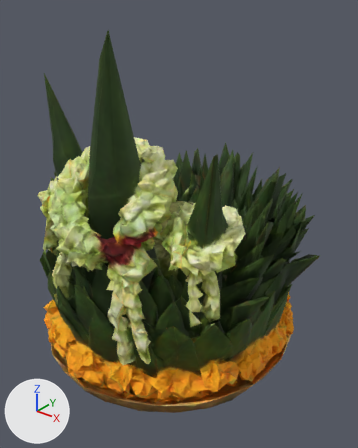
A saved change to the glTF model assets/w3smallbaisri.glb.
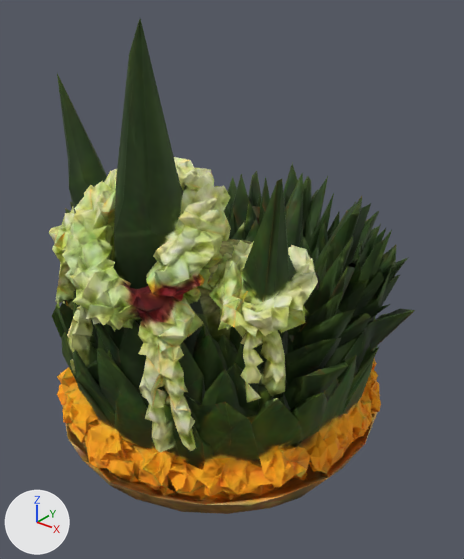
The first picture shows the older version from a 50 mm camera at (0.384, -0.47, 0.465) aimed at (0.015, -0.009, 0.18). The close-ups show the older and then the newer version on the part from 0% to 100% of the width and 4% to 100% of the height of that picture. Only the edits that show in the close-ups are written down. Every picture has the same lights, and +X, +Y and +Z are marked at lower left. Where no turn or scale is listed for an object, it has been applied to the vertices.

The first close-up shows 'output_unwrapped'.
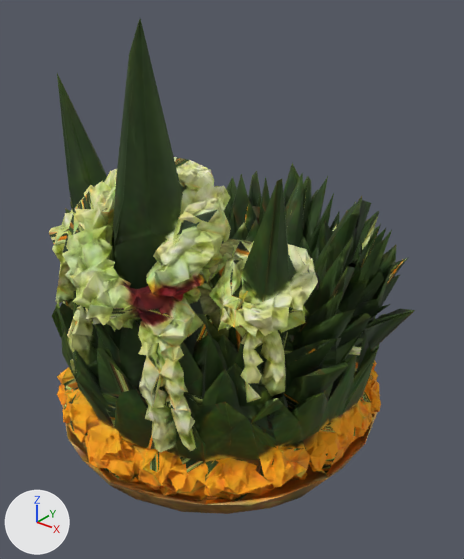
What differs and where, as boxes [x1, y1, x2, y2] in the close-ups (464 x 559 px):
'w3smallbaisri_far', added (green)
    after: [49, 73, 414, 505]

Edits to the bpy script that builds the scene:
```text
Add me_w3smallbaisri_far:
    me_w3smallbaisri_far.from_pydata(...)  # 1546 vertices, 3363 faces; spans x -0.19..0.19, y -0.181..0.181, z -0.212..0.212
    me_w3smallbaisri_far.materials.append(mat_bakedmaterial)
Add ob_w3smallbaisri_far:
    ob_w3smallbaisri_far = bpy.data.objects.new('w3smallbaisri_far', me_w3smallbaisri_far)
    ob_w3smallbaisri_far.location = (0.0, -0.006, 0.212)
```
